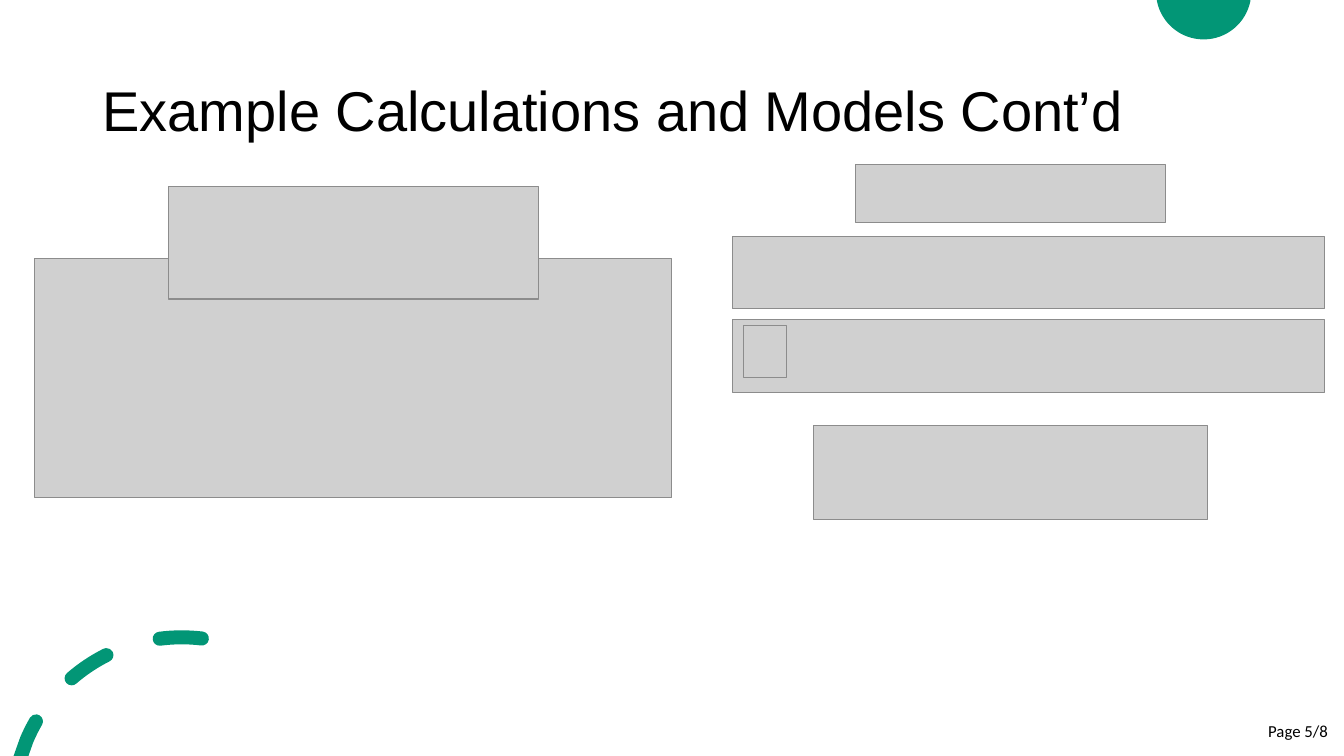
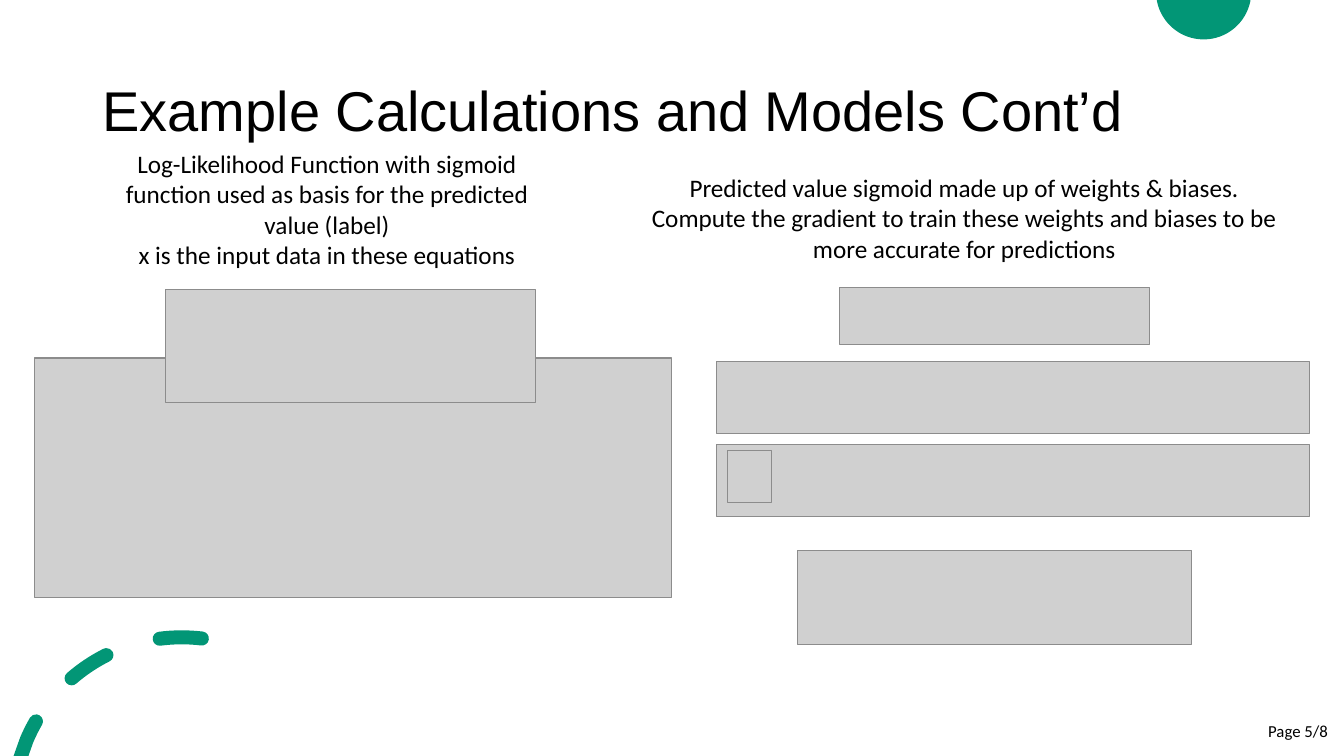
Before and after one commit to cer-hunter/OAR-CAS741, a slide deck: slide 5 of docs/Presentations/SRSPresentation/SRSPresentation.pptx. Drawn at 1344x756 pixels with LibreOffice and Linux fonts; fonts in the diff are those of the drawing; grey boxes stand for pictures. Boxes give left, top, right and bottom in pixels: in the first picture for what was removed or moved away, otherwise in the second. Text is boxed around its words. In the diff, an @@ line names an element or a change of style, - is before the commit and + after.

```diff
--- a/docs/Presentations/SRSPresentation/SRSPresentation.pptx
+++ b/docs/Presentations/SRSPresentation/SRSPresentation.pptx
@@ text added at [126, 155, 528, 268], 18 pt, text #000000 @@
+Log-Likelihood Function with sigmoid function used as basis for the predicted value (label)
+x is the input data in these equations
@@ text added at [652, 179, 1276, 262], 18 pt, text #000000 @@
+Predicted value sigmoid made up of weights & biases. Compute the gradient to train these weights and biases to be more accurate for predictions
@@ picture: place and size @@
-picture at [168, 187, 538, 299]
+picture at [165, 289, 535, 402]
@@ picture: place and size @@
-picture at [856, 165, 1166, 223]
+picture at [840, 287, 1149, 345]
@@ picture: place and size @@
-picture at [35, 258, 673, 497]
+picture at [35, 358, 673, 597]
@@ 4 pictures: place and size @@
-4 pictures at [732, 237, 1325, 519]
+4 pictures at [717, 361, 1310, 644]
```
Also in this commit, not shown: 1 other slide changed, 2 slides added, 2 slides removed.
